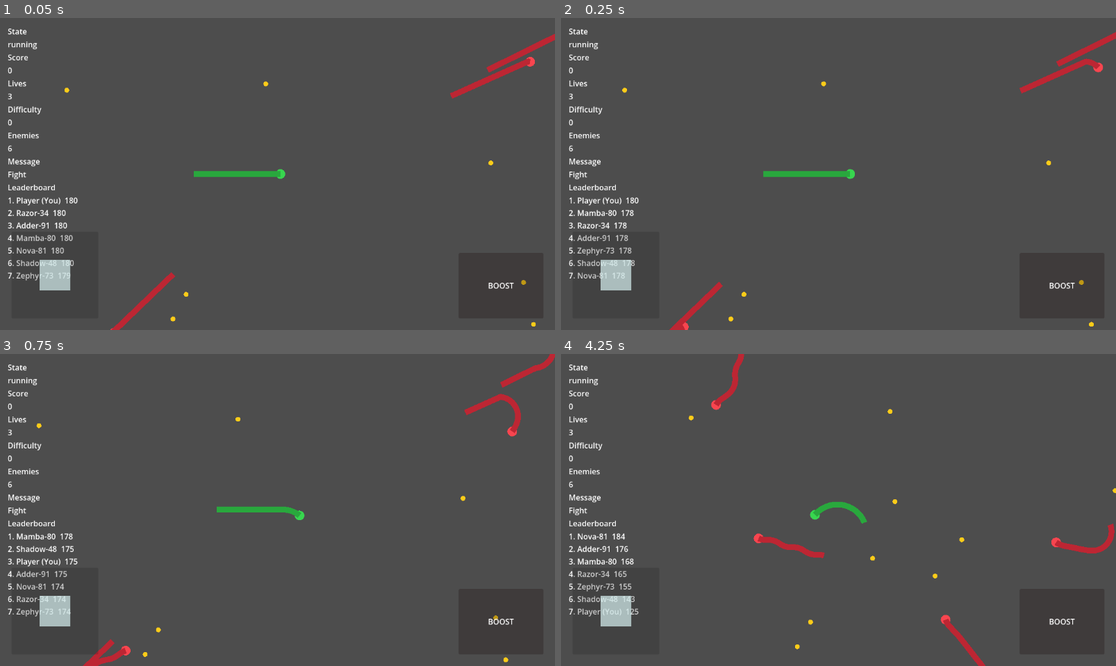
Above: before the commit, frames 1-4 (two rows, left to right).
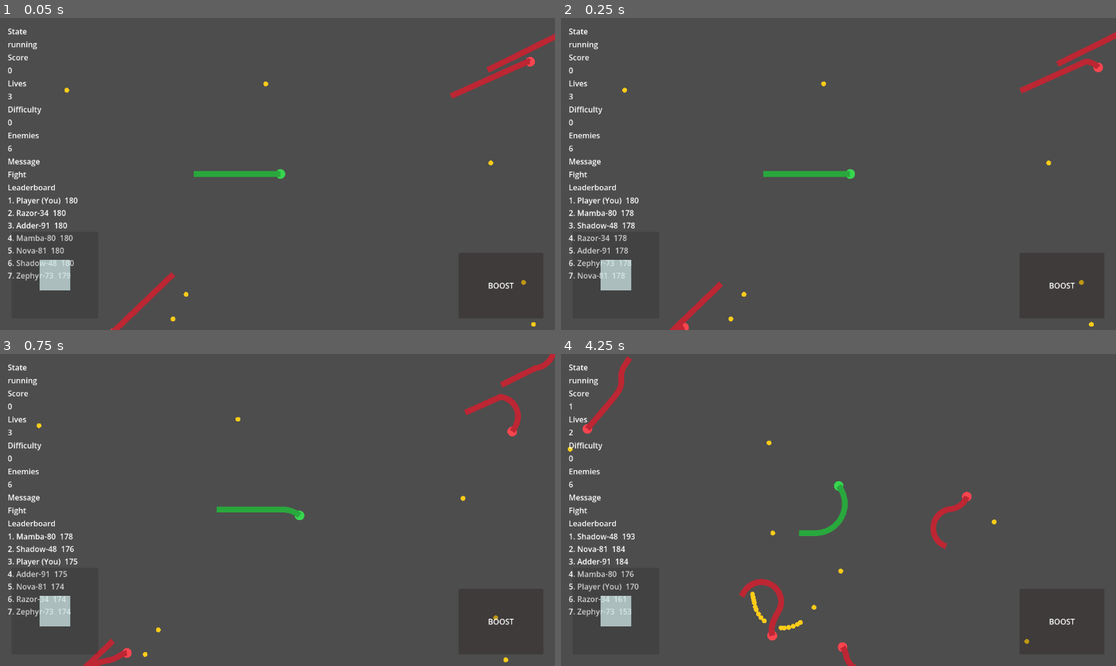
Above: after the commit, the same moments.

Repository: Jlu-waterbrother/snake_combat
Game: Godot game, scene res://scenes/main/main.tscn
The game is run twice, just before and just after one commit, with the same random seed, the same clock (stepped at 60 frames per second) and the same inputs.
Inputs (mouse positions are in pixels of both pictures, inside the frame that each line leads up to):
- Up to frame 1 (0.05 s): no input
- Up to frame 2 (0.25 s): no input
- Up to frame 3 (0.75 s): tap Enter at 0.5 s; move the mouse to (399, 494) at 0.52 s; hold D (turn_right) from 0.53 s (still down); hold Shift (boost) from 0.53 s (still down); click (399, 494) at 0.67 s
- Up to frame 4 (4.25 s): release D (turn_right) at 1.25 s; release Shift (boost) at 1.25 s; drag from (727, 525) to (1021, 432) at 1.27 s; move the mouse to (894, 441) at 2.02 s; hold D (turn_right) 2.03-2.75 s; hold Shift (boost) 2.03-2.75 s; drag from (810, 572) to (1043, 435) at 2.77 s; move the mouse to (1005, 556) at 3.52 s; hold A (turn_left) from 3.53 s (still down); hold Shift (boost) from 3.53 s (still down)

Frame 1 is identical in both runs. In frame 2, 0.4% of the frame differs, in the area x 2-30%, y 65-100%; in frame 3, less than 0.1%; in frame 4, 3.8%, in the area x 1-100%, y 0-100%.

Commit message:
持续优化

Diff:
--- a/resources/config/default_ai_config.tres
+++ b/resources/config/default_ai_config.tres
@@ -15,8 +15,10 @@
 avoid_boundary_margin = 220.0
 retarget_interval = 0.2
 turn_responsiveness = 4.2
+hazard_probe_interval = 0.08
 hazard_probe_distance = 180.0
 hazard_probe_angle_deg = 28.0
 head_on_avoid_distance = 200.0
 caution_length_ratio = 1.05
 chase_predict_seconds = 0.35
+chase_flank_distance = 90.0
--- a/scripts/config/ai_config.gd
+++ b/scripts/config/ai_config.gd
@@ -12,8 +12,10 @@
 @export var avoid_boundary_margin: float = 220.0
 @export var retarget_interval: float = 0.2
 @export var turn_responsiveness: float = 4.2
+@export var hazard_probe_interval: float = 0.08
 @export var hazard_probe_distance: float = 180.0
 @export var hazard_probe_angle_deg: float = 28.0
 @export var head_on_avoid_distance: float = 200.0
 @export var caution_length_ratio: float = 1.05
 @export var chase_predict_seconds: float = 0.35
+@export var chase_flank_distance: float = 90.0
--- a/scripts/managers/food_manager.gd
+++ b/scripts/managers/food_manager.gd
@@ -39,6 +39,7 @@
 		push_warning("Food burst amount must be positive.")
 		return
 
+	_ensure_pool_capacity(_active_food.size() + amount, ignore_food_cap)
 	var burst_radius: float = min(spawn_radius * 0.05, 120.0)
 	for _i: int in range(amount):
 		var offset: Vector2 = Vector2.ZERO if amount == 1 else _random_point_in_radius(burst_radius)
@@ -102,9 +103,9 @@
 func get_active_food_count() -> int:
 	return _active_food.size()
 
-func _ensure_pool_capacity(target_count: int) -> void:
+func _ensure_pool_capacity(target_count: int, ignore_food_cap: bool = false) -> void:
 	var clamped_target: int = max(target_count, 0)
-	if max_active_food_count > 0:
+	if not ignore_food_cap and max_active_food_count > 0:
 		clamped_target = min(clamped_target, max_active_food_count)
 
 	while _active_food.size() + _inactive_food.size() < clamped_target:
@@ -150,12 +151,7 @@
 
 func _acquire_food_node(ignore_food_cap: bool = false) -> Area2D:
 	if _inactive_food.is_empty():
-		if ignore_food_cap:
-			var created_node: Area2D = _create_food_node()
-			if created_node != null:
-				_inactive_food.append(created_node)
-		else:
-			_ensure_pool_capacity(_active_food.size() + 1)
+		_ensure_pool_capacity(_active_food.size() + 1, ignore_food_cap)
 		if _inactive_food.is_empty():
 			push_error("Unable to allocate food pool node.")
 			return null
--- a/scripts/managers/snake_manager.gd
+++ b/scripts/managers/snake_manager.gd
@@ -57,6 +57,8 @@
 var _enemy_states: Dictionary[StringName, StringName] = {}
 var _enemy_targets: Dictionary[StringName, Vector2] = {}
 var _enemy_retarget_cooldown: Dictionary[StringName, float] = {}
+var _enemy_hazard_probe_cooldown: Dictionary[StringName, float] = {}
+var _enemy_hazard_turn_cache: Dictionary[StringName, float] = {}
 var _player_snake_id: StringName = &""
 var _target_enemy_count: int = 0
 var _next_enemy_index: int = 1
@@ -173,6 +175,8 @@
 		_enemy_states.erase(snake_id)
 		_enemy_targets.erase(snake_id)
 		_enemy_retarget_cooldown.erase(snake_id)
+		_enemy_hazard_probe_cooldown.erase(snake_id)
+		_enemy_hazard_turn_cache.erase(snake_id)
 
 	if allow_mass_drop and drop_amount > 0:
 		_emit_mass_drop(drop_points, drop_position, drop_amount)
@@ -263,6 +267,8 @@
 	_enemy_states[enemy_id] = STATE_PATROL
 	_enemy_targets[enemy_id] = _snake_nodes[enemy_id].global_position + Vector2.RIGHT * 120.0
 	_enemy_retarget_cooldown[enemy_id] = 0.0
+	_enemy_hazard_probe_cooldown[enemy_id] = 0.0
+	_enemy_hazard_turn_cache[enemy_id] = 0.0
 	snake_spawned.emit(enemy_id)
 	score_changed.emit(enemy_id, 0)
 	enemy_state_changed.emit(enemy_id, STATE_PATROL)
@@ -353,8 +359,10 @@
 
 	var has_player: bool = _player_snake_id != &"" and _snake_nodes.has(_player_snake_id)
 	var player_position: Vector2 = Vector2.ZERO
+	var player_heading: Vector2 = Vector2.RIGHT
 	if has_player:
 		player_position = _snake_nodes[_player_snake_id].global_position
+		player_heading = _player_heading()
 
 	var retarget_origins: Dictionary = {}
 	var retarget_interval: float = max(_ai_float("retarget_interval", 0.2), 0.05)
@@ -387,13 +395,13 @@
 			var nearest_food: Vector2 = Vector2.INF
 			if nearest_food_value is Vector2:
 				nearest_food = nearest_food_value
-			_retarget_enemy(enemy_id, enemy_position, has_player, player_position, nearest_food, vision_radius)
+			_retarget_enemy(enemy_id, enemy_position, has_player, player_position, player_heading, nearest_food, vision_radius)
 
 		var enemy_node: Node2D = _snake_nodes[enemy_id]
 		var target_position: Vector2 = _enemy_targets.get(enemy_id, enemy_node.global_position + Vector2.RIGHT * 120.0)
-		_apply_enemy_steering(enemy_id, enemy_node, target_position)
-
-func _retarget_enemy(enemy_id: StringName, enemy_position: Vector2, has_player: bool, player_position: Vector2, nearest_food: Vector2, vision_radius: float) -> void:
+		_apply_enemy_steering(enemy_id, enemy_node, target_position, delta)
+
+func _retarget_enemy(enemy_id: StringName, enemy_position: Vector2, has_player: bool, player_position: Vector2, player_heading: Vector2, nearest_food: Vector2, vision_radius: float) -> void:
 	var state: StringName = STATE_PATROL
 	var target: Vector2 = enemy_position + _random_direction() * 240.0
 	var avoid_ratio: float = clamp(_ai_float("avoid_boundary_ratio", 0.8), 0.5, 0.95)
@@ -424,7 +432,15 @@
 		if state != STATE_AVOID and should_chase and has_player:
 			state = STATE_CHASE
 			var predict_seconds: float = clamp(_ai_float("chase_predict_seconds", 0.35), 0.0, 1.2)
-			var predicted_position: Vector2 = player_position + _player_heading() * _movement_float("base_speed", 123.75) * predict_seconds
+			var predicted_position: Vector2 = player_position + player_heading * _movement_float("base_speed", 123.75) * predict_seconds
+			var flank_distance: float = max(_ai_float("chase_flank_distance", 90.0), 0.0)
+			if flank_distance > 0.0:
+				var lateral: Vector2 = Vector2(-player_heading.y, player_heading.x)
+				var side_sign: float = -1.0 if abs(String(enemy_id).hash()) % 2 == 0 else 1.0
+				predicted_position += lateral * flank_distance * side_sign
+			var safe_target_radius: float = max(world_radius - avoid_margin - 24.0, 140.0)
+			if predicted_position.length() > safe_target_radius:
+				predicted_position = predicted_position.normalized() * safe_target_radius
 			target = predicted_position
 		elif state != STATE_AVOID and nearest_food.is_finite():
 			state = STATE_SEEK
@@ -436,7 +452,7 @@
 		_enemy_states[enemy_id] = state
 		enemy_state_changed.emit(enemy_id, state)
 
-func _apply_enemy_steering(enemy_id: StringName, enemy_node: Node2D, target_position: Vector2) -> void:
+func _apply_enemy_steering(enemy_id: StringName, enemy_node: Node2D, target_position: Vector2, delta: float) -> void:
 	if not enemy_node.has_method("set_ai_command"):
 		return
 
@@ -452,7 +468,7 @@
 
 	var turn_scale: float = max(_ai_float("turn_responsiveness", 4.2), 0.5)
 	var turn_input: float = clamp(heading.cross(desired_direction) * turn_scale, -1.0, 1.0)
-	var hazard_avoid_turn: float = _compute_hazard_avoid_turn(enemy_id, enemy_node)
+	var hazard_avoid_turn: float = _cached_hazard_avoid_turn(enemy_id, enemy_node, delta)
 	if abs(hazard_avoid_turn) > 0.001:
 		turn_input = hazard_avoid_turn
 
@@ -576,6 +592,19 @@
 			return (heading_value as Vector2).normalized()
 	return Vector2.RIGHT
 
+func _cached_hazard_avoid_turn(enemy_id: StringName, enemy_node: Node2D, delta: float) -> float:
+	var cached_turn: float = float(_enemy_hazard_turn_cache.get(enemy_id, 0.0))
+	var cooldown: float = float(_enemy_hazard_probe_cooldown.get(enemy_id, 0.0)) - delta
+	if cooldown > 0.0:
+		_enemy_hazard_probe_cooldown[enemy_id] = cooldown
+		return cached_turn
+
+	var hazard_turn: float = _compute_hazard_avoid_turn(enemy_id, enemy_node)
+	_enemy_hazard_turn_cache[enemy_id] = hazard_turn
+	var probe_interval: float = clamp(_ai_float("hazard_probe_interval", 0.08), 0.016, 0.25)
+	_enemy_hazard_probe_cooldown[enemy_id] = probe_interval
+	return hazard_turn
+
 func _compute_hazard_avoid_turn(enemy_id: StringName, enemy_node: Node2D) -> float:
 	var heading: Vector2 = Vector2.RIGHT
 	if enemy_node.has_method("get_heading"):
@@ -720,7 +749,7 @@
 	_shed_length_remainder[snake_id] = accumulated_length - float(drop_amount) * growth_unit
 
 	if drop_amount > 0:
-		snake_mass_dropped.emit(world_position, drop_amount, false)
+		snake_mass_dropped.emit(world_position, drop_amount, true)
 
 func _random_direction() -> Vector2:
 	var angle: float = _rng.randf_range(0.0, TAU)
